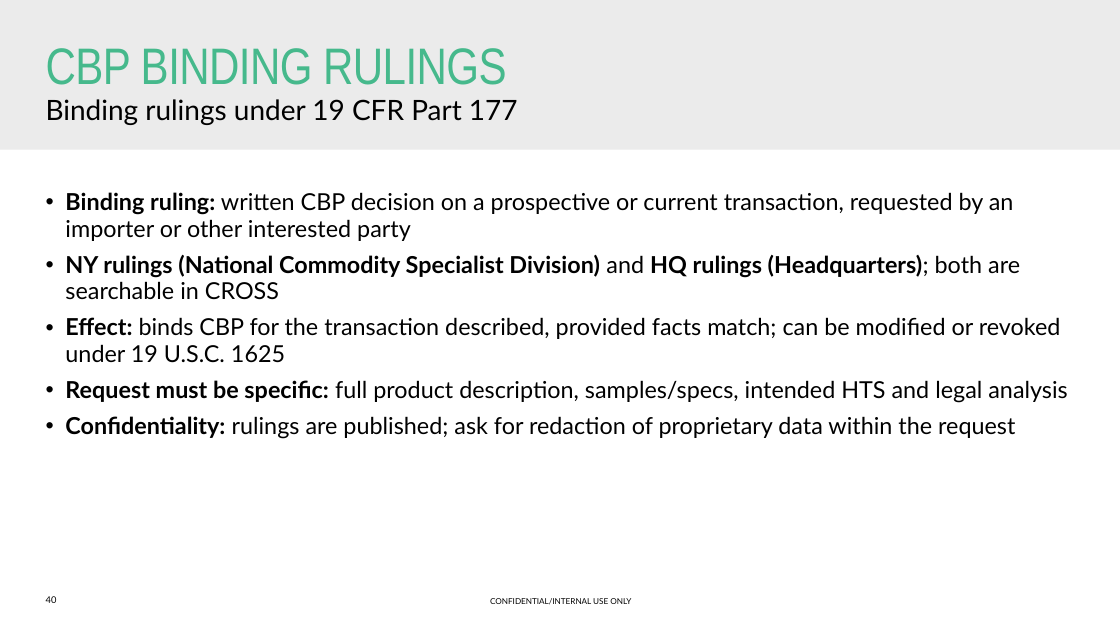
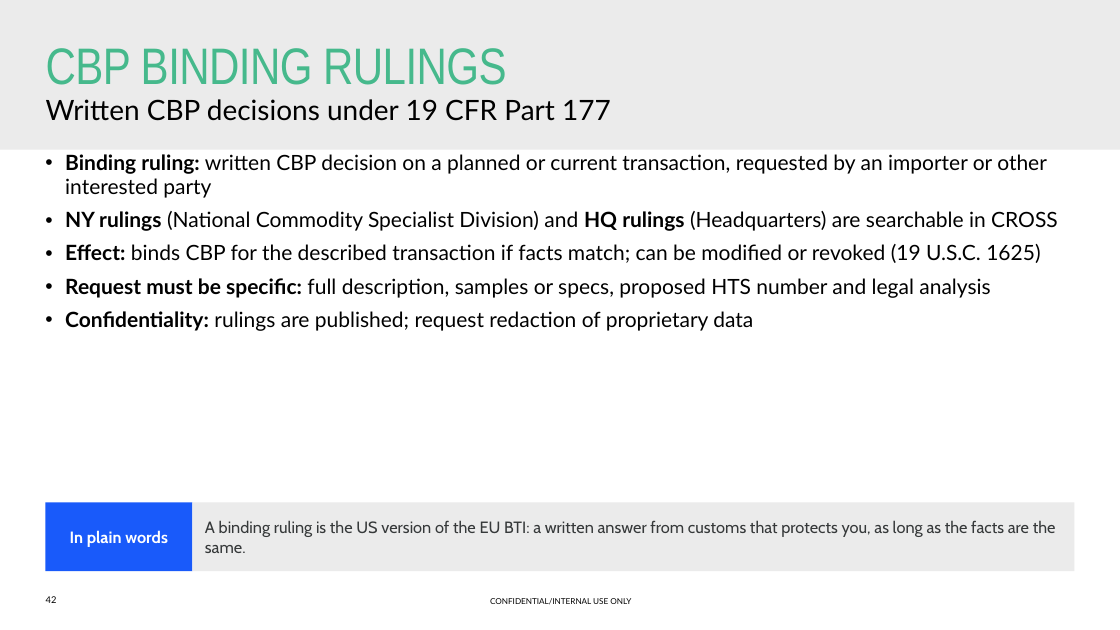
Before and after one commit to lars1909lg-bot/TradeKPI, a slide deck: slide 42 of training/Straumann_US_HTS_Classification_Training.pptx (slide 40 before the commit). Drawn at 1120x630 pixels with LibreOffice and Linux fonts; fonts in the diff are those of the drawing; background and template pictures are left out. Boxes give left, top, right and bottom in pixels: in the first picture for what was removed or moved away, otherwise in the second. Text is boxed around its words. In the diff, an @@ line names an element or a change of style, - is before the commit and + after.

```diff
--- a/training/Straumann_US_HTS_Classification_Training.pptx
+++ b/training/Straumann_US_HTS_Classification_Training.pptx
@@ text at bbox=[46, 99, 611, 121]: text changed @@
-Binding rulings under 19 CFR Part 177
+Written CBP decisions under 19 CFR Part 177
@@ text at bbox=[65, 154, 1058, 331]: text changed; size 20 to 18 pt @@
-• Binding ruling: written CBP decision on a prospective or current transaction, requested by an importer or other interested party
-• NY rulings (National Commodity Specialist Division) and HQ rulings (Headquarters); both are searchable in CROSS
-• Effect: binds CBP for the transaction described, provided facts match; can be modified or revoked under 19 U.S.C. 1625
-• Request must be specific: full product description, samples/specs, intended HTS and legal analysis
-• Confidentiality: rulings are published; ask for redaction of proprietary data within the request
+• Binding ruling: written CBP decision on a planned or current transaction, requested by an importer or other interested party
+• NY rulings (National Commodity Specialist Division) and HQ rulings (Headquarters) are searchable in CROSS
+• Effect: binds CBP for the described transaction if facts match; can be modified or revoked (19 U.S.C. 1625)
+• Request must be specific: full description, samples or specs, proposed HTS number and legal analysis
+• Confidentiality: rulings are published; request redaction of proprietary data
@@ rectangle added at bbox=[45, 502, 192, 571], fill #195AFA, 14 pt, text #FFFFFF, bold @@
+In plain words
@@ rectangle added at bbox=[192, 502, 1075, 571], fill #EBEBEB, 14 pt, text #36393A @@
+A binding ruling is the US version of the EU BTI: a written answer from customs that protects you, as long as the facts are the same.
@@ page number at bbox=[46, 596, 57, 603]: text changed @@
-40
+42
```
Also in this commit, not shown: 77 other slides changed, 4 slides added, 2 slides removed, 1 other file.
